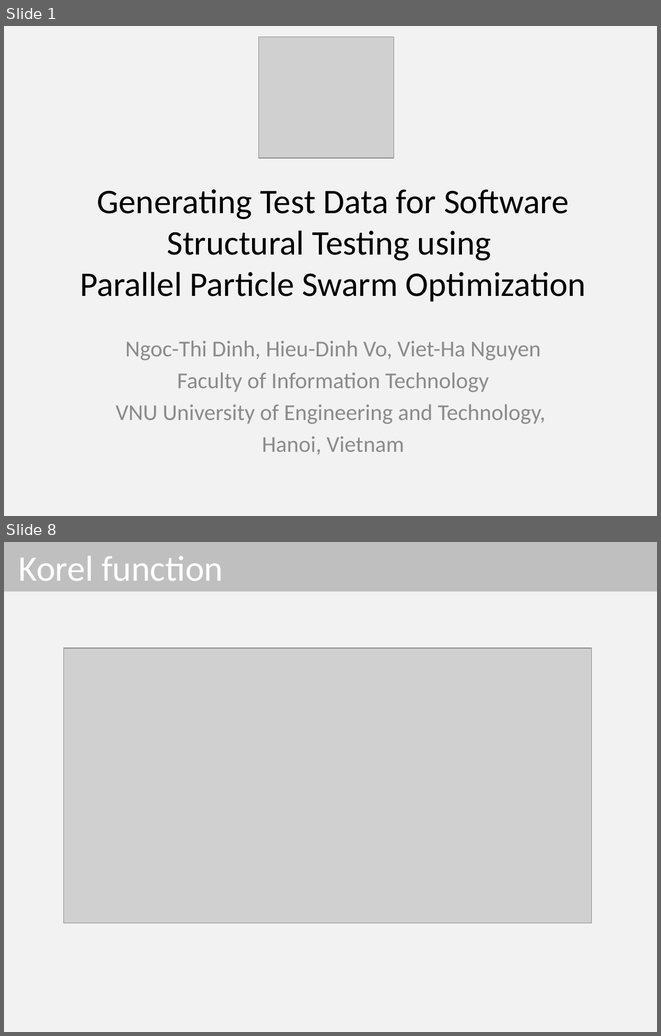
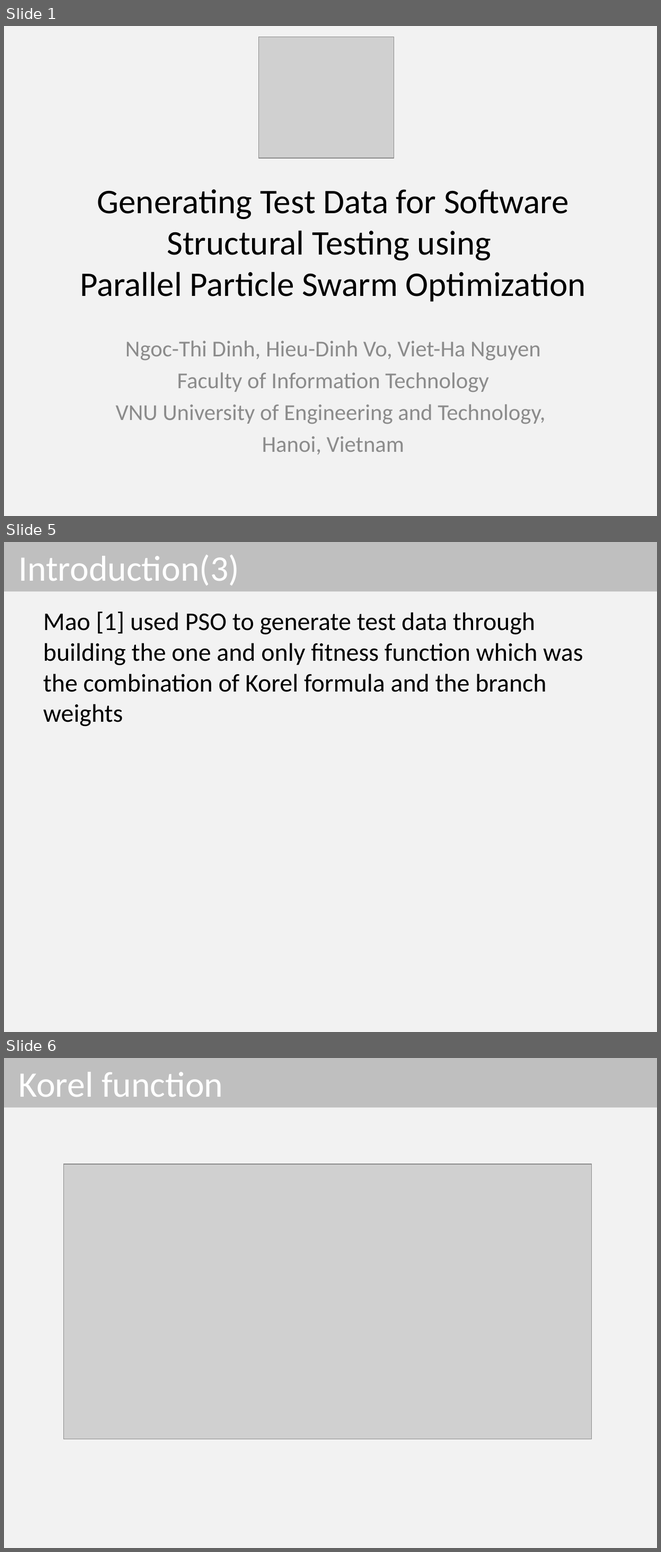
Before and after one commit to dinhngocthi/GAsource, a slide deck: CFT4CUnitSrc/src/report/PPSO_Presentation.pptx. Shown one above the other, each under a label of ours: slides 1 and 8 before the commit, slides 1, 5 and 6 after it; the slides between them are not shown. The pictures are 661x1036 and 661x1552 pixels, drawn with LibreOffice and Linux fonts; fonts in the diff are those of the drawing; grey boxes stand for pictures. Boxes give left, top, right and bottom in pixels: in the first picture for what was removed or moved away, otherwise in the second. Text is boxed around its words. In the diff, an @@ line names an element or a change of style, - is before the commit and + after.

```diff
--- a/CFT4CUnitSrc/src/report/PPSO_Presentation.pptx
+++ b/CFT4CUnitSrc/src/report/PPSO_Presentation.pptx
@@ slide 5 added at <box>4,542,657,1032</box>, background #F2F2F2 @@
@@ title added at <box>4,542,657,592</box>, fill #BFBFBF, 39.6 pt, text #FFFFFF @@
+Introduction(3)
@@ text added at <box>43,611,583,726</box>, 28 pt, text #000000 @@
+Mao [1] used PSO to generate test data through building the one and only fitness function which was the combination of Korel formula and the branch weights
@@ what was slide 8 is now slide 6 @@
```
Also in this commit, not shown: 3 slides changed, 1 other slide added, 4 slides removed, 1 other file.
